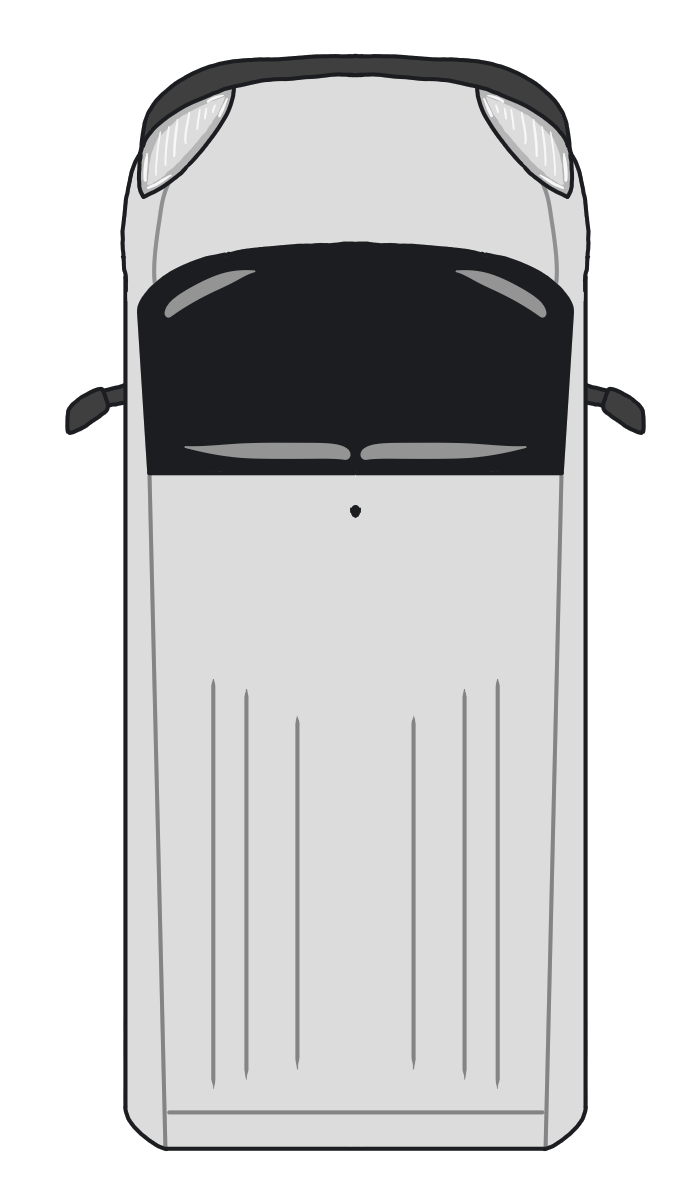
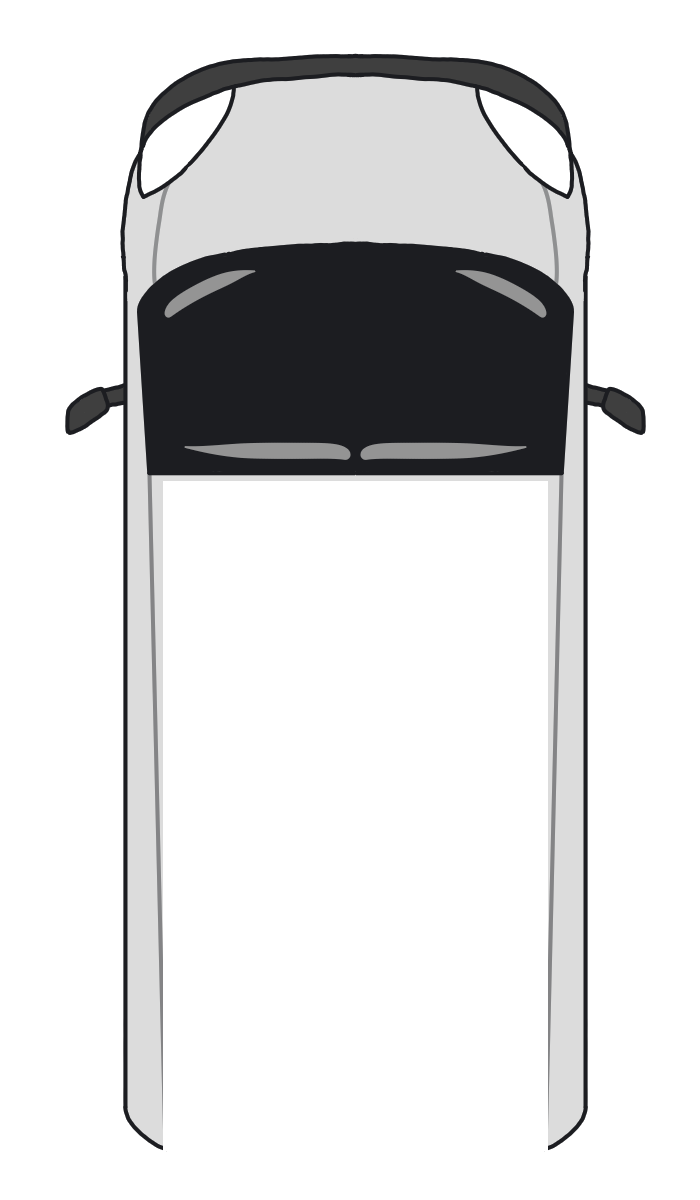
Layers edited between the first and the second 700px x 1200px image:
hid "VanRoof", painted on it over (x1=163, y1=481, x2=548, y2=1151)
painted on "MainVan" over (x1=140, y1=88, x2=571, y2=1151)
hid "HeadlightColor" (1st of 2, in "Van") over (x1=140, y1=88, x2=571, y2=195)
